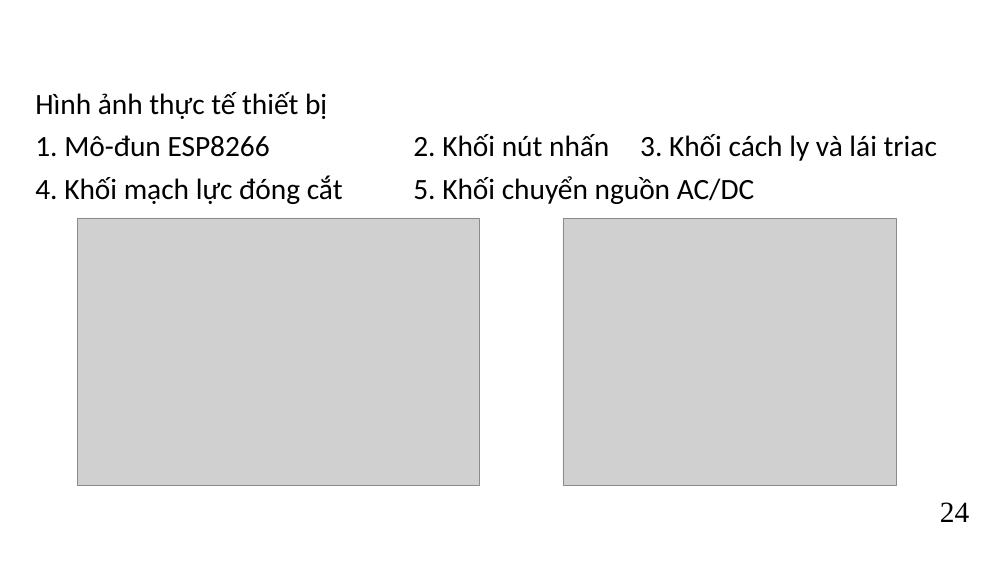
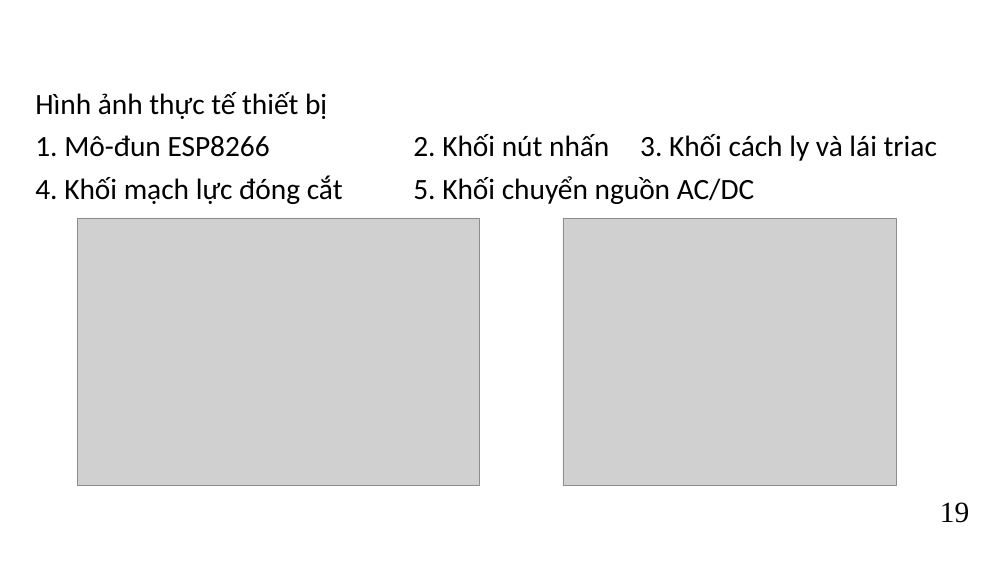
Before and after one commit to kurooroo/DATN, a slide deck: slide 22 of documents/Slide Đồ án tốt nghiệp_Nguyễn Tuấn Anh_REV3.pptx. Drawn at 1008x567 pixels with LibreOffice and Linux fonts; fonts in the diff are those of the drawing; grey boxes stand for pictures; background and template pictures are left out. Boxes give left, top, right and bottom in pixels: in the first picture for what was removed or moved away, otherwise in the second. Text is boxed around its words. In the diff, an @@ line names an element or a change of style, - is before the commit and + after.

```diff
--- a/documents/Slide Đồ án tốt nghiệp_Nguyễn Tuấn Anh_REV3.pptx
+++ b/documents/Slide Đồ án tốt nghiệp_Nguyễn Tuấn Anh_REV3.pptx
@@ text at (940, 502, 969, 523): text changed @@
-24
+19
```
Also in this commit, not shown: 13 other slides changed.
